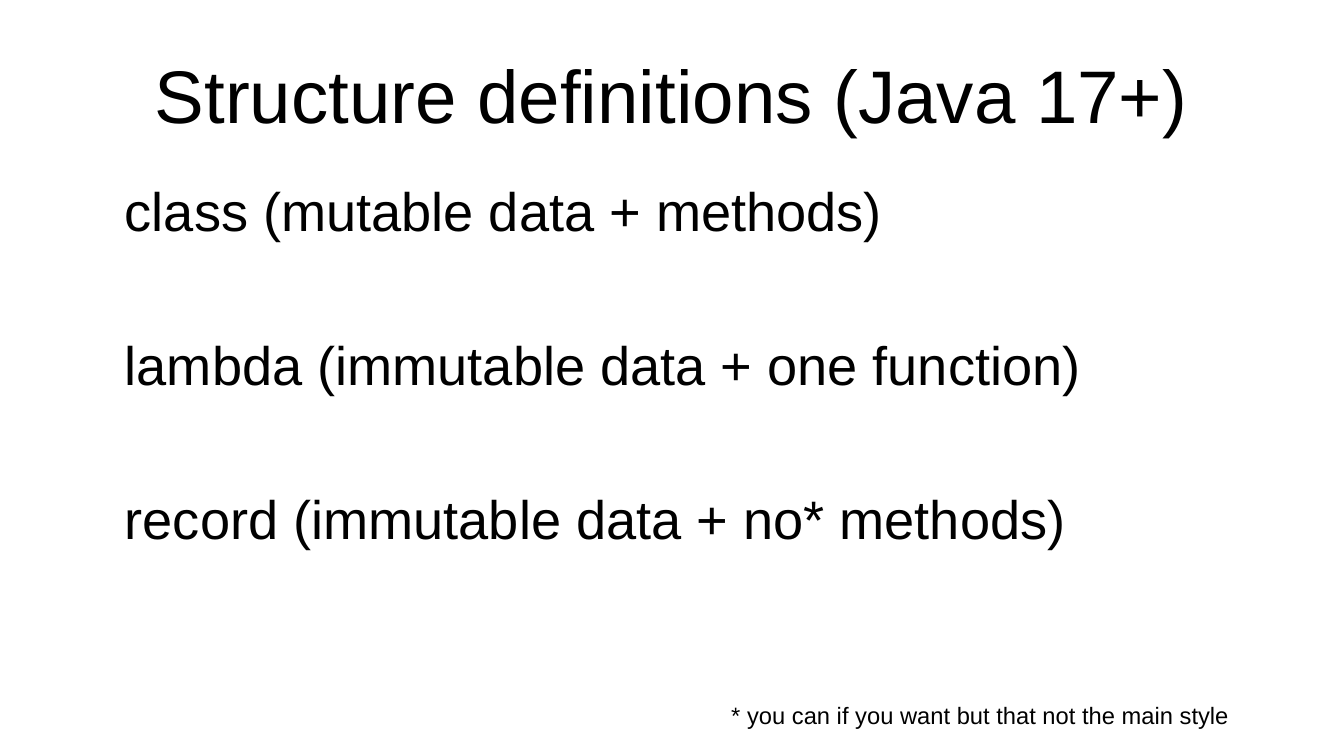
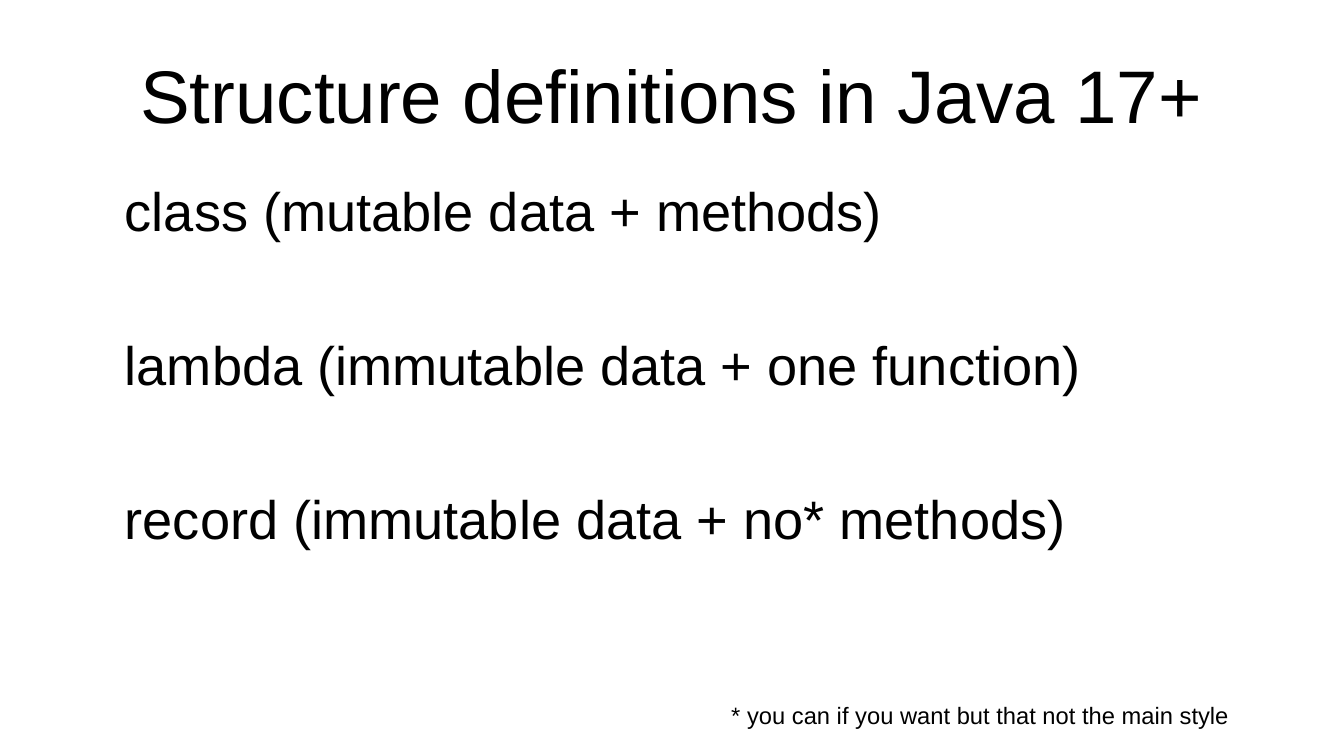
Before and after one commit to forax/dop-examples, a slide deck: slide 10 of data oriented programming.odp. Drawn at 1344x756 pixels with LibreOffice and Linux fonts; fonts in the diff are those of the drawing. Boxes give left, top, right and bottom in pixels: in the first picture for what was removed or moved away, otherwise in the second. Text is boxed around its words. In the diff, an @@ line names an element or a change of style, - is before the commit and + after.

```diff
--- a/data oriented programming.odp
+++ b/data oriented programming.odp
@@ title at box(140, 69, 1201, 124): text changed @@
-Structure definitions (Java 17+)
+Structure definitions in Java 17+
```
Also in this commit, not shown: 3 other slides changed, 1 other file.
